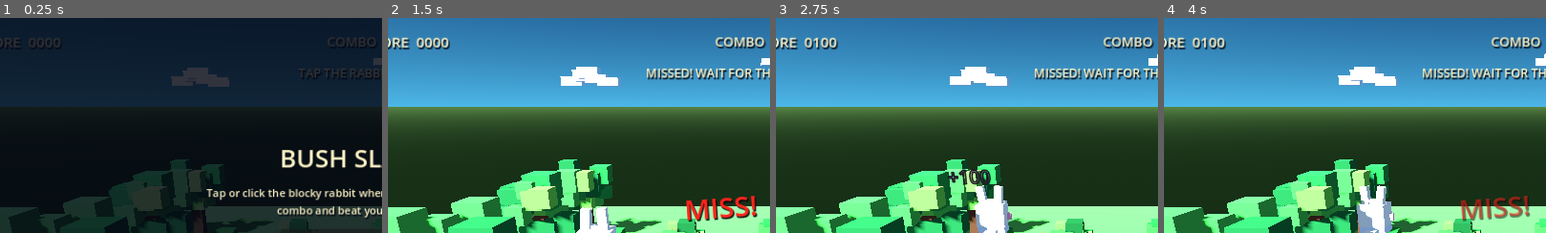
Above: before the commit, frames 1-4 (left to right).
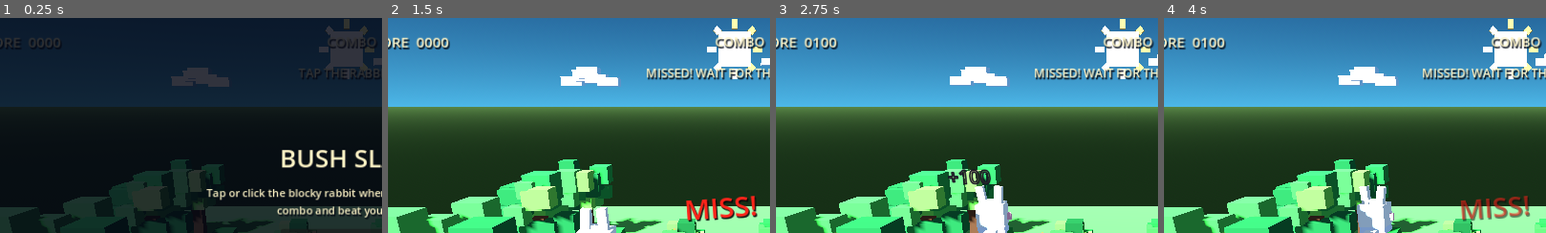
Above: after the commit, the same moments.

Repository: shaquib01/bush-slap
Game: Godot game, scene res://scenes/main.tscn
The game is run twice, just before and just after one commit, with the same random seed, the same clock (stepped at 60 frames per second) and the same inputs.
Inputs (mouse positions are % of the whole screen's width and height, from its top left):
- Up to frame 1 (0.25 s): no input
- Up to frame 2 (1.5 s): click "▶ PLAY" at 0.5 s; tap Enter at 1.25, 1.35 s; move the mouse to (72, 45) at 1.27 s; click (72, 45) at 1.42 s
- Up to frame 3 (2.75 s): tap Space at 1.52, 2.27 s; move the mouse to (30, 55) at 2.02 s; tap Keypad Enter at 2.1 s; click (30, 55) at 2.17 s
- Up to frame 4 (4 s): move the mouse to (60, 28) at 2.77 s; tap Enter at 2.85 s; click (60, 28) at 2.92 s; move the mouse to (45, 70) at 3.52 s; tap Keypad Enter at 3.6 s; click (45, 70) at 3.67 s; tap Space at 3.77 s
The pictures show only the part of the screen within x 5-55%, y 0-50%; the shares and areas given below are measured in that part.

The runs differ from the first frame. In frame 1, 1.4% of the frame differs, in the area x 83-98%, y 0-29%; in frame 2, 1.8%; in frame 3, 1.8%; in frame 4, 1.8%.

Commit message:
Add stepped voxel sunburst to garden sky

Diff:
--- a/godot/scripts/main.gd
+++ b/godot/scripts/main.gd
@@ -137,6 +137,7 @@
 	_make_cloud(Vector3(-5.8, 6.2, -5.8), 1.0)
 	_make_cloud(Vector3(1.8, 7.0, -7.0), 0.82)
 	_make_cloud(Vector3(7.0, 5.7, -4.8), 0.72)
+	_make_voxel_sun(Vector3(0.0, 7.8, -9.0))
 	# Six bushes define easy-to-read rabbit spawn zones.
 	bush_positions = [
 		Vector3(-4.5, 0.0, -2.0), Vector3(-2.0, 0.0, -3.7),
@@ -383,6 +384,29 @@
 		var size := rng.randf_range(0.45, 0.9) * scale_factor
 		_add_box(world_root, origin + Vector3(cos(angle) * radius, height, sin(angle) * radius), Vector3.ONE * size, greens[i % greens.size()])
 
+func _make_voxel_sun(origin: Vector3) -> void:
+	# A chunky sunset sun with stepped rays adds a warm comic-panel focal point to the sky.
+	var sun_root := Node3D.new()
+	sun_root.name = "VoxelSunburst"
+	sun_root.position = origin
+	world_root.add_child(sun_root)
+	var gold := Color(1.0, 0.72, 0.27)
+	var bright := Color(1.0, 0.88, 0.48)
+	_add_box(sun_root, Vector3.ZERO, Vector3(1.45, 1.45, 0.22), bright)
+	_add_box(sun_root, Vector3(0.0, 0.0, 0.13), Vector3(0.92, 0.92, 0.08), Color(1.0, 0.94, 0.67))
+	var rays: Array[Vector3] = [
+		Vector3(0.0, 1.05, 0.0), Vector3(0.0, -1.05, 0.0),
+		Vector3(1.05, 0.0, 0.0), Vector3(-1.05, 0.0, 0.0),
+		Vector3(0.78, 0.78, 0.0), Vector3(-0.78, 0.78, 0.0),
+		Vector3(0.78, -0.78, 0.0), Vector3(-0.78, -0.78, 0.0)
+	]
+	for i in range(rays.size()):
+		var ray_size := Vector3(0.28, 0.28, 0.16)
+		if i < 4:
+			ray_size = Vector3(0.24, 0.42, 0.16) if i < 2 else Vector3(0.42, 0.24, 0.16)
+		var ray := _add_box(sun_root, rays[i], ray_size, gold if i % 2 == 0 else bright)
+		ray.rotation_degrees.z = 45.0 if i >= 4 else 0.0
+
 func _make_cloud(origin: Vector3, scale_factor: float) -> void:
 	# A parent node lets the stepped cloud drift gently as one cohesive voxel silhouette.
 	var cloud_root := Node3D.new()
